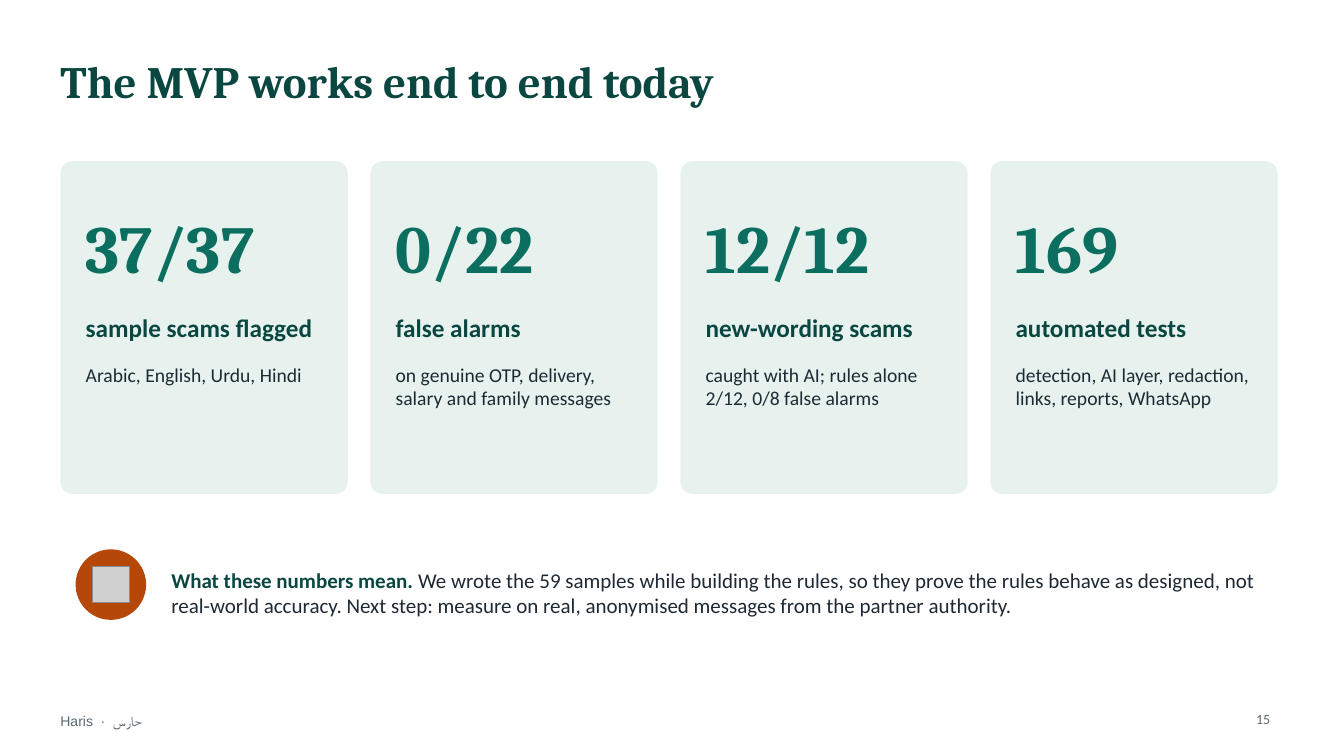
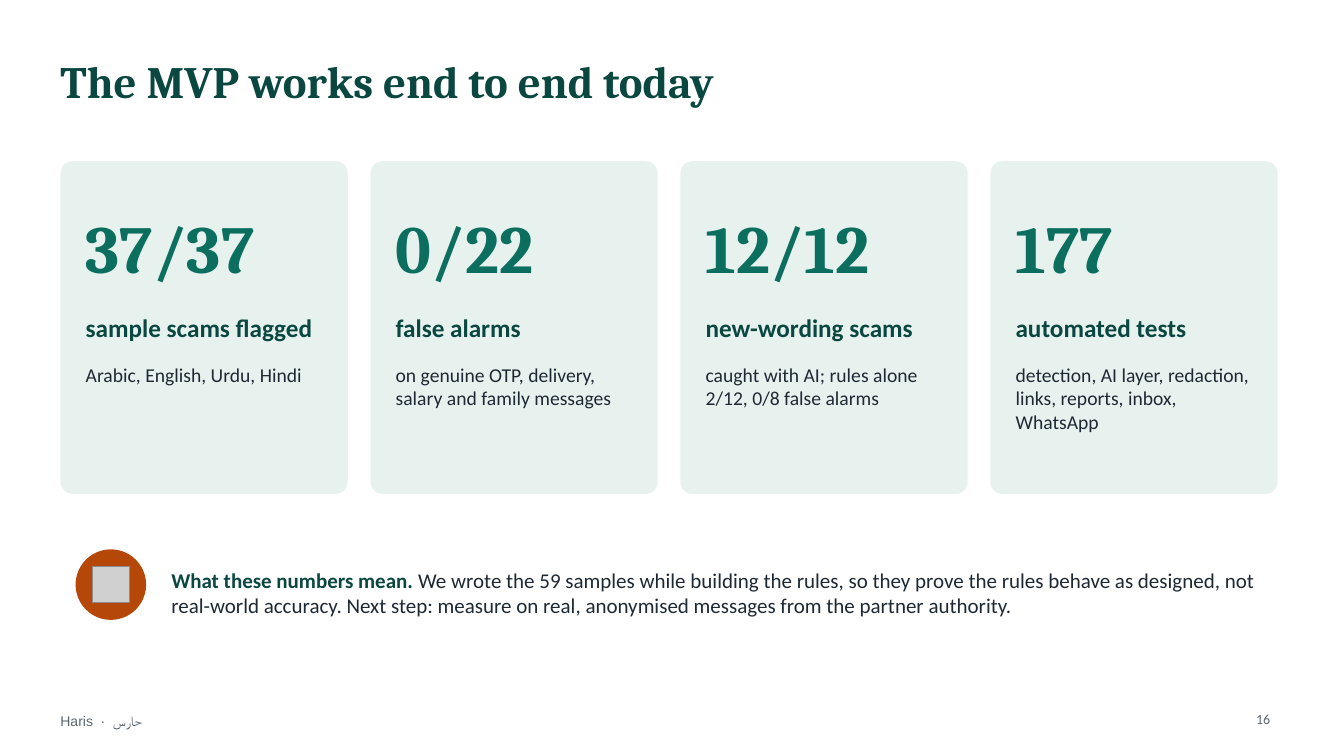
Before and after one commit to mohamedtorky2022/Haris, a slide deck: slide 16 of docs/Haris-presentation.pptx (slide 15 before the commit). Drawn at 1344x756 pixels with LibreOffice and Linux fonts; fonts in the diff are those of the drawing; grey boxes stand for pictures. Boxes give left, top, right and bottom in pixels: in the first picture for what was removed or moved away, otherwise in the second. Text is boxed around its words. In the diff, an @@ line names an element or a change of style, - is before the commit and + after.

```diff
--- a/docs/Haris-presentation.pptx
+++ b/docs/Haris-presentation.pptx
@@ text at [1016, 228, 1113, 274]: text changed @@
-169
+177
@@ text at [1016, 368, 1249, 432]: text changed @@
-detection, AI layer, redaction, links, reports, WhatsApp
+detection, AI layer, redaction, links, reports, inbox, WhatsApp
@@ page number at [1256, 714, 1270, 724]: text changed @@
-15
+16
```
Also in this commit, not shown: 2 other slides changed, 1 slide added, 1 other file.
